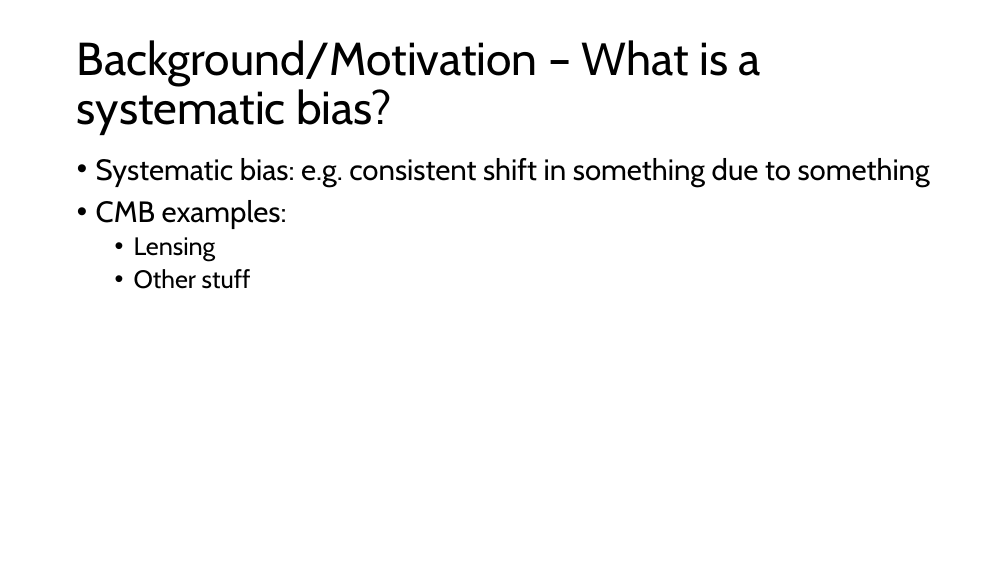
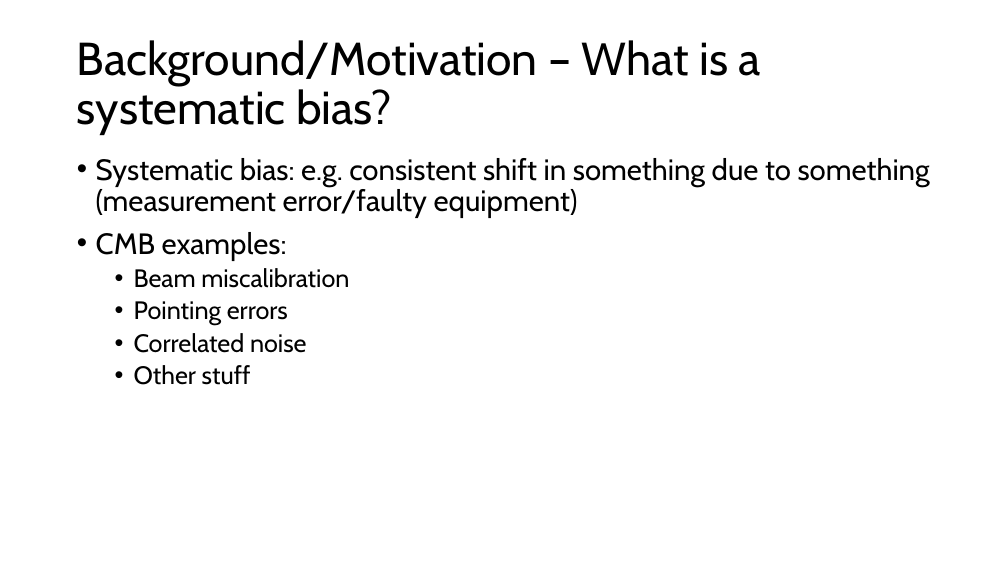
Before and after one commit to jayvasireddy/Part-III-Research-Project, a slide deck: slide 4 of Presentation Draft.pptx. Drawn at 1008x567 pixels with LibreOffice and Linux fonts; fonts in the diff are those of the drawing. Boxes give left, top, right and bottom in pixels: in the first picture for what was removed or moved away, otherwise in the second. Text is boxed around its words. In the diff, an @@ line names an element or a change of style, - is before the commit and + after.

```diff
--- a/Presentation Draft.pptx
+++ b/Presentation Draft.pptx
@@ text at [96,158,930,218]: text changed @@
-• Systematic bias: e.g. consistent shift in something due to something
+• Systematic bias: e.g. consistent shift in something due to something (measurement error/faulty equipment)
@@ text at [134,268,349,353]: text changed @@
-  • Lensing
+  • Beam miscalibration
+  • Pointing errors
+  • Correlated noise
```
Also in this commit, not shown: 1 other slide changed, 6 other files.
